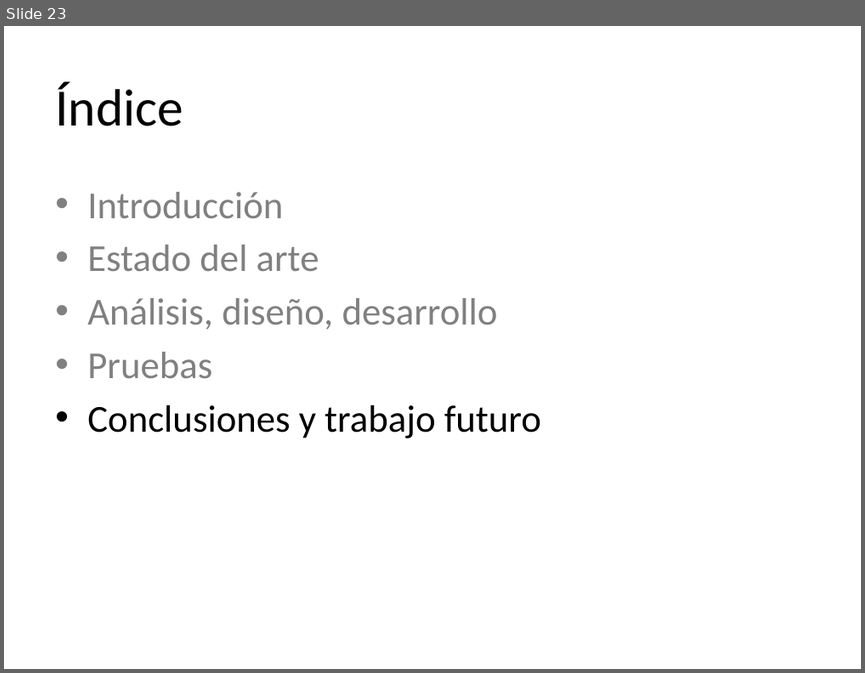
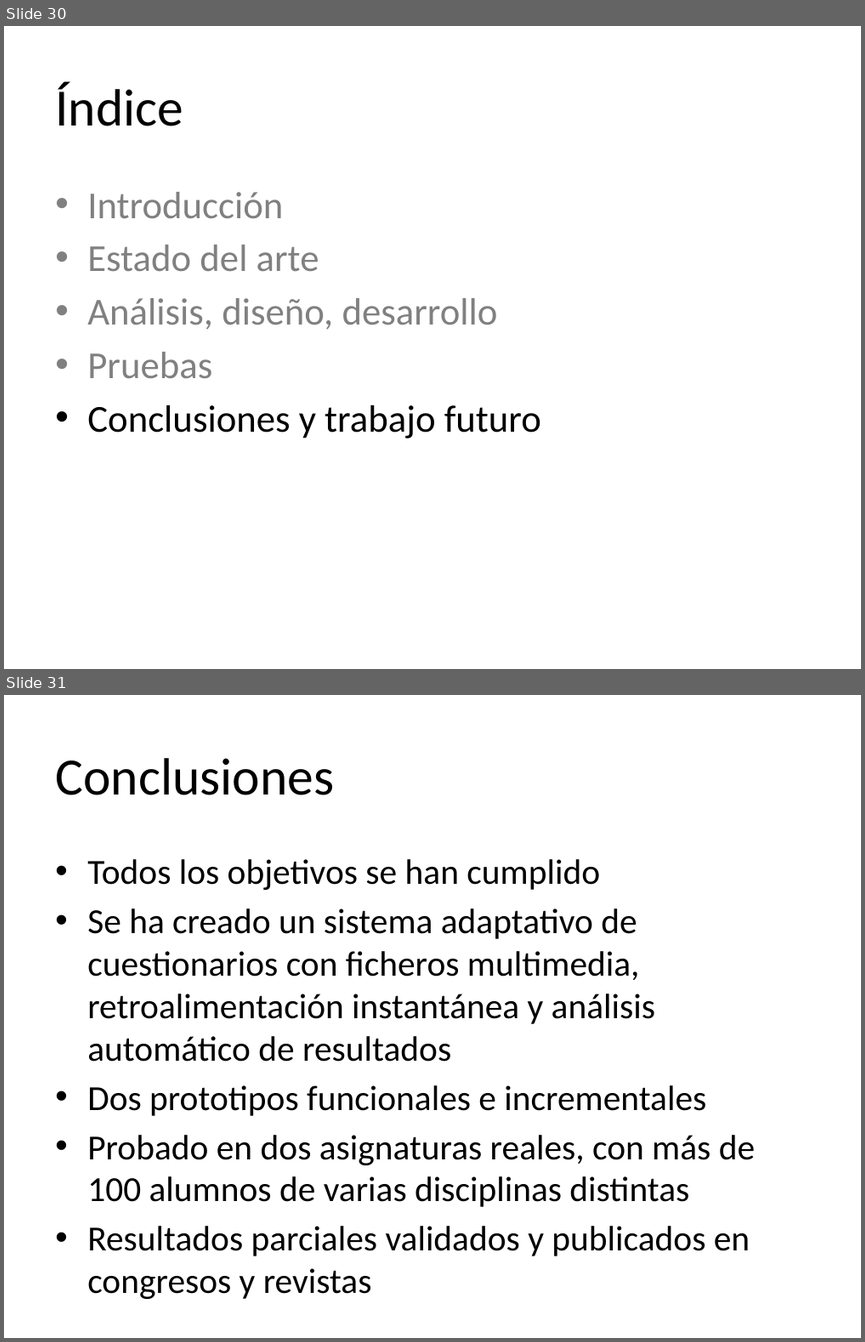
Before and after one commit to molins/TFG, a slide deck: presentacion/TFG.pptx. Shown one above the other, each under a label of ours: slide 23 before the commit, slides 30 and 31 after it. The pictures are 865x673 and 865x1342 pixels, drawn with LibreOffice and Linux fonts; fonts in the diff are those of the drawing. Boxes give left, top, right and bottom in pixels: in the first picture for what was removed or moved away, otherwise in the second. Text is boxed around its words. In the diff, an @@ line names an element or a change of style, - is before the commit and + after.

```diff
--- a/presentacion/TFG.pptx
+++ b/presentacion/TFG.pptx
@@ slide 31 added at <box>4,695,861,1338</box>, background #FFFFFF @@
@@ title added at <box>55,758,334,795</box>, 44 pt, text #000000 @@
+Conclusiones
@@ text added at <box>87,859,755,1256</box>, 29.6 pt, text #000000 @@
+• Todos los objetivos se han cumplido
+• Se ha creado un sistema adaptativo de cuestionarios con ficheros multimedia, retroalimentación instantánea y análisis automático de resultados
+• Dos prototipos funcionales e incrementales
+• Probado en dos asignaturas reales, con más de 100 alumnos de varias disciplinas distintas
+• Resultados parciales validados y publicados en congresos y revistas
@@ what was slide 23 is now slide 30 @@
```
Also in this commit, not shown: 4 slides changed, 12 other slides added, 5 slides removed.
